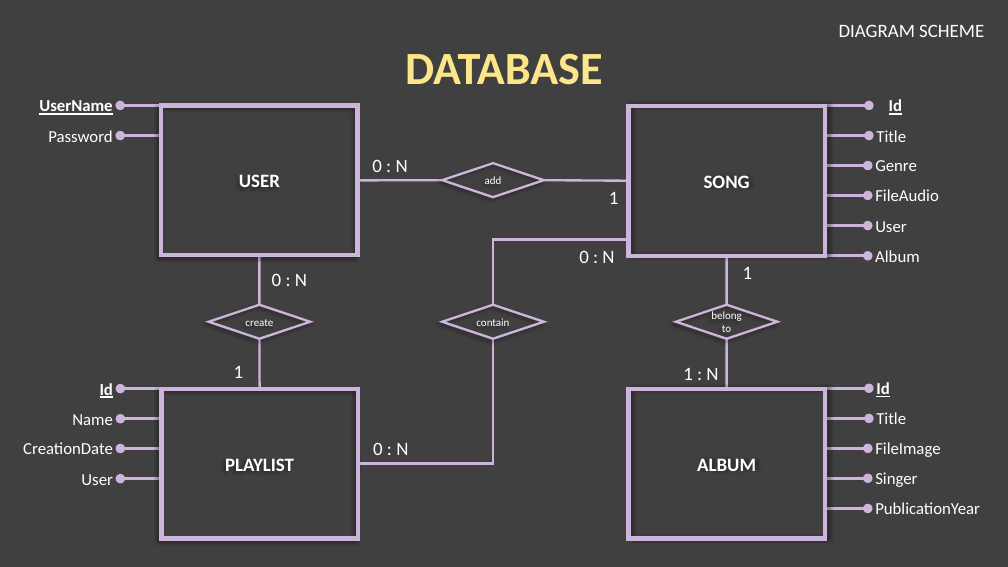
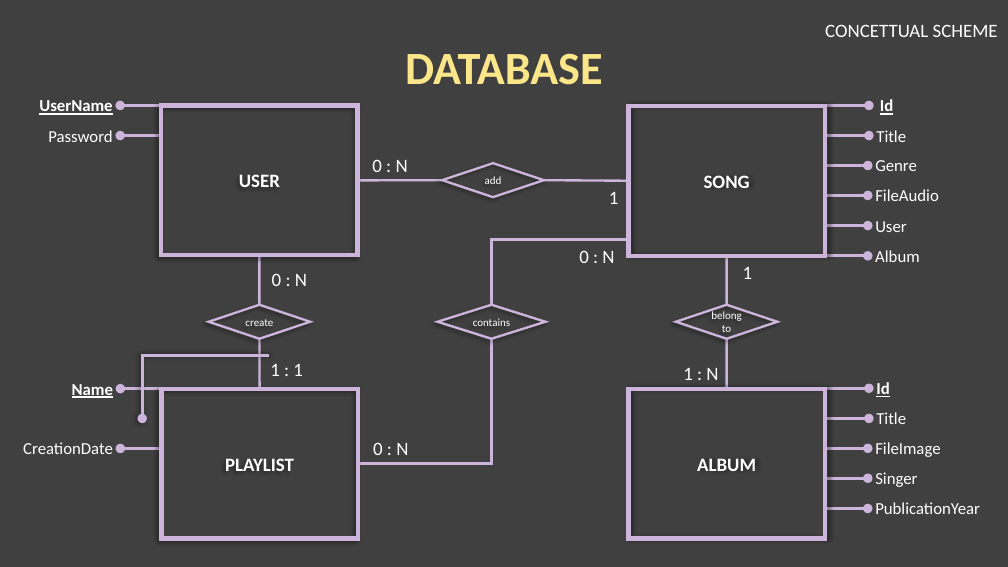
Before and after one commit to campanamattia/tiw.project-html, a slide deck: slide 2 of delivers/THE PLAYLIST.pptx. Drawn at 1008x567 pixels with LibreOffice and Linux fonts; fonts in the diff are those of the drawing. Boxes give left, top, right and bottom in pixels: in the first picture for what was removed or moved away, otherwise in the second. Text is boxed around its words. In the diff, an @@ line names an element or a change of style, - is before the commit and + after.

```diff
--- a/delivers/THE PLAYLIST.pptx
+++ b/delivers/THE PLAYLIST.pptx
@@ text at (825, 24, 998, 37): text changed @@
-DIAGRAM SCHEME
+CONCETTUAL SCHEME
@@ text "Id": place and size @@
-text "Id" at (889, 99, 902, 115)
+text "Id" at (880, 99, 893, 115)
@@ elbow line (492, 305) - (630, 240): route changed @@
@@ diamond "contains": place and size @@
-diamond "contains" at (442, 305, 544, 339)
+diamond "contains" at (438, 305, 546, 339)
@@ text in diamond at (473, 318, 510, 326): text changed @@
-contain
+contains
@@ elbow arrow added from (269, 356) to (142, 418), #CCB4DB 3 pt @@
@@ elbow line (358, 464) - (492, 339): route changed @@
@@ text "Name": place and size @@
-text "Name" at (72, 414, 113, 425)
+text "Name" at (72, 384, 113, 398)
@@ text "Name" at (72, 384, 113, 398): bold on, underline on @@
@@ text at (270, 364, 303, 376): text changed @@
-1
+1 : 1
@@ group removed at (81, 381, 163, 485): 2 arrows, 2 texts @@
-Id
-User
```
Also in this commit, not shown: 1 other slide changed, 5 other files.
